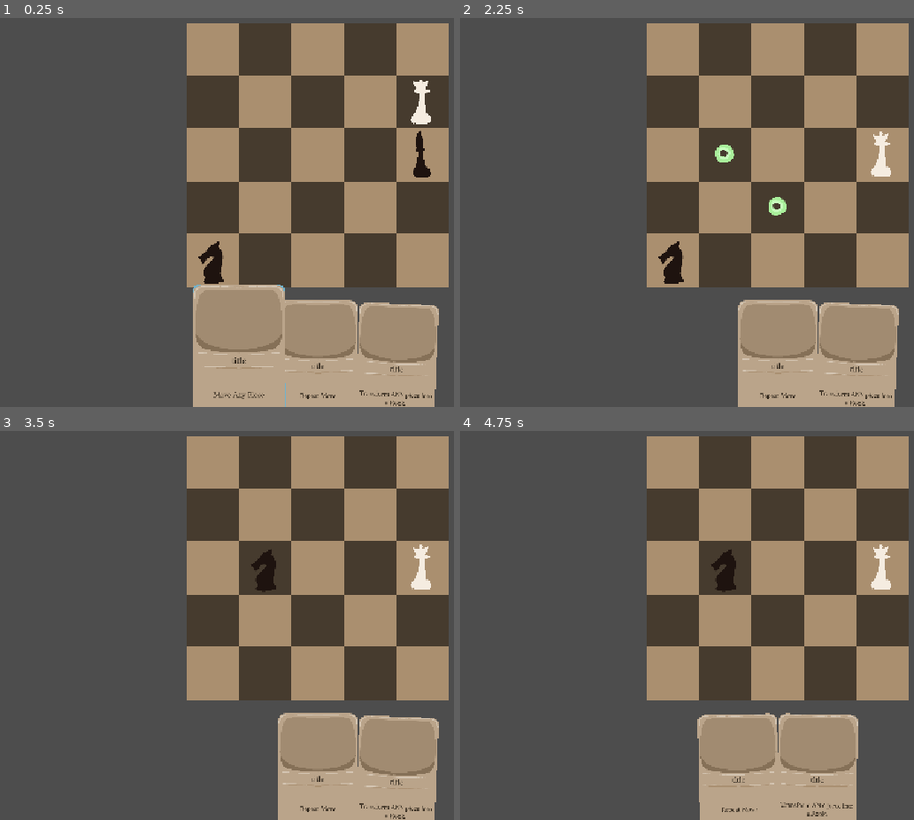
Above: before the commit, frames 1-4 (two rows, left to right).
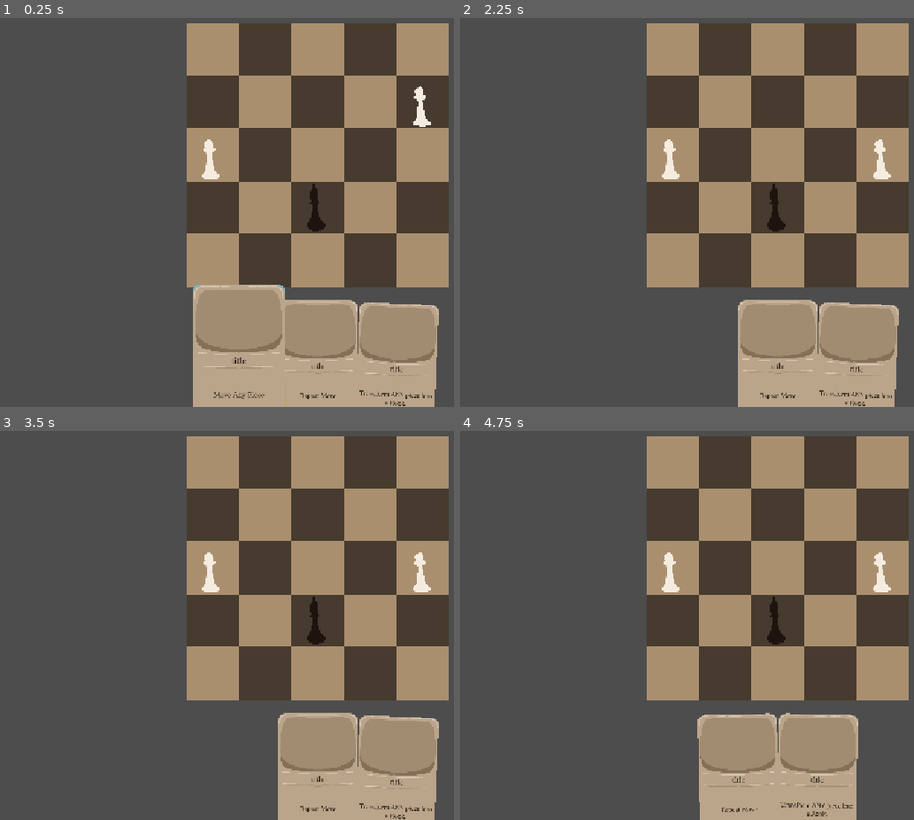
Above: after the commit, the same moments.

Repository: yourname3/gmtk-2026
Game: Godot game, scene res://level.tscn
The game is run twice, just before and just after one commit, with the same random seed, the same clock (stepped at 60 frames per second) and the same inputs.
Inputs (mouse positions are in pixels of both pictures, inside the frame that each line leads up to):
- Up to frame 1 (0.25 s): no input
- Up to frame 2 (2.25 s): tap Enter at 0.5 s; move the mouse to (882, 103) at 0.52 s; click (882, 103) at 0.6 s; tap Space at 1.25 s; move the mouse to (882, 154) at 1.27 s; click (882, 154) at 1.35 s; move the mouse to (673, 259) at 2.02 s; click (673, 259) at 2.1 s
- Up to frame 3 (3.5 s): tap Enter at 2.75 s; move the mouse to (263, 567) at 2.77 s; click (263, 567) at 2.85 s
- Up to frame 4 (4.75 s): tap Space at 3.5 s; move the mouse to (outside the picture) at 3.52 s; click (outside the picture) at 3.6 s; tap Enter at 4.25 s; move the mouse to (564, 559) at 4.27 s; click (564, 559) at 4.35 s

The runs differ from the first frame. In frame 1, 1.2% of the frame differs, in the area x 43-95%, y 15-69%; in frame 2, 1.2%; in frame 3, 1.0%; in frame 4, 1.0%.

Commit message:
a sort of example puzzle

Diff:
--- a/cards/card.gd
+++ b/cards/card.gd
@@ -1,4 +1,4 @@
-@tool
+# @tool
 extends Area2D
 class_name Card
 
--- a/cards/card_hand.gd
+++ b/cards/card_hand.gd
@@ -1,4 +1,3 @@
-@tool
 extends Node2D
 class_name CardHand
 
--- a/chessboard/board.gd
+++ b/chessboard/board.gd
@@ -13,6 +13,8 @@
 	piece_map.erase(piece.tile_pos())
 	var existing = piece_map.get(position)
 	piece_map[position] = piece
+	if existing:
+		existing.will_be_captured()
 	await piece.move(position)
 	if existing:
 		existing.kill()
--- a/level.tscn
+++ b/level.tscn
@@ -38,6 +38,7 @@
 [node name="Level" type="Node2D" unique_id=1114344541]
 
 [node name="ChessBoard" type="TileMap" parent="." unique_id=854148038]
+z_index = -10
 tile_set = SubResource("TileSet_5xgho")
 format = 2
 layer_0/tile_data = PackedInt32Array(0, 0, 0, 65537, 0, 0, 131074, 0, 0, 196611, 0, 0, 262148, 0, 0, 1, 65536, 0, 65538 …(285 unchanged characters)…
@@ -45,16 +46,15 @@
 
 [node name="Piece4" parent="." unique_id=804999838 instance=ExtResource("2_vonw3")]
 position = Vector2(1024, 256)
-type = 4
 is_black = false
 
 [node name="Piece7" parent="." unique_id=554331140 instance=ExtResource("2_vonw3")]
-position = Vector2(1024, 512)
+position = Vector2(512, 768)
 type = 3
 
 [node name="Piece6" parent="." unique_id=1908941343 instance=ExtResource("2_vonw3")]
-position = Vector2(0, 1024)
-type = 2
+position = Vector2(0, 512)
+is_black = false
 
 [node name="Camera2D" type="Camera2D" parent="." unique_id=1583186163]
 position = Vector2(640, 896)
--- a/piece/piece.gd
+++ b/piece/piece.gd
@@ -110,7 +110,7 @@
 
 func transform_into(type: Type) -> void:
 	self.type = type
-	%AnimationPlayer.play("transform")
+	%AnimationPlayer.play(&"transform")
 	await %AnimationPlayer.animation_finished
 
 # Actually moves a piece.
@@ -119,6 +119,8 @@
 	last_move_start = tile_pos()
 	last_move_end = target
 	var tween = create_tween()
+
+	z_index = 4
 
 	var anim := &"hop"
 	var abs_dist: int = maxi(absi(target.x - tile_pos().x), absi(target.y - tile_pos().y))
@@ -136,13 +138,19 @@
 	%AnimationPlayer.play(anim, -1, 0.2 / time)
 	await tween.finished
 
+	z_index = 0
+
 	position = target * 256 # lock position down
 	SignalBus.piece_moved.emit()
 
 func tile_pos() -> Vector2i:
 	return Vector2i(position / 256)
 
+func will_be_captured() -> void:
+	z_index = -1
 func kill() -> void:
+	%AnimationPlayer.play(&"captured")
+	await %AnimationPlayer.animation_finished
 	queue_free()
 
 func _input_event(viewport: Viewport, event: InputEvent, shape_idx: int) -> void:
--- a/piece/piece.tscn
+++ b/piece/piece.tscn
@@ -43,6 +43,46 @@
 "transitions": PackedFloat32Array(1),
 "update": 0,
 "values": [0.0]
+}
+tracks/3/type = "value"
+tracks/3/imported = false
+tracks/3/enabled = true
+tracks/3/path = NodePath(".:modulate")
+tracks/3/interp = 1
+tracks/3/loop_wrap = true
+tracks/3/keys = {
+"times": PackedFloat32Array(0),
+"transitions": PackedFloat32Array(1),
+"update": 0,
+"values": [Color(1, 1, 1, 1)]
+}
+
+[sub_resource type="Animation" id="Animation_r30h7"]
+resource_name = "captured"
+length = 0.2
+tracks/0/type = "value"
+tracks/0/imported = false
+tracks/0/enabled = true
+tracks/0/path = NodePath("Sprite:scale")
+tracks/0/interp = 2
+tracks/0/loop_wrap = true
+tracks/0/keys = {
+"times": PackedFloat32Array(0, 0.2),
+"transitions": PackedFloat32Array(1, 1),
+"update": 0,
+"values": [Vector2(1, 1), Vector2(0.0002701479, 1.5574738)]
+}
+tracks/1/type = "value"
+tracks/1/imported = false
+tracks/1/enabled = false
+tracks/1/path = NodePath(".:modulate")
+tracks/1/interp = 1
+tracks/1/loop_wrap = true
+tracks/1/keys = {
+"times": PackedFloat32Array(0.13333334, 0.2),
+"transitions": PackedFloat32Array(1, 1),
+"update": 0,
+"values": [Color(1, 1, 1, 1), Color(1, 1, 1, 0)]
 }
 
 [sub_resource type="Animation" id="Animation_6byuq"]
@@ -186,6 +226,7 @@
 [sub_resource type="AnimationLibrary" id="AnimationLibrary_2eswf"]
 _data = {
 &"RESET": SubResource("Animation_2eswf"),
+&"captured": SubResource("Animation_r30h7"),
 &"hop": SubResource("Animation_6byuq"),
 &"slide_left": SubResource("Animation_4wn1d"),
 &"slide_right": SubResource("Animation_ibp41"),
